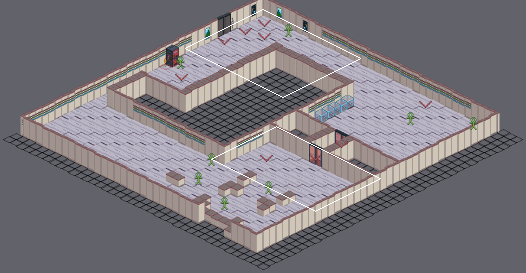
Tiled map (JSON) -- src/map/test2.json. The first picture is a wide view before the edit; the outline marks the close-up.
Close-up. Old version:
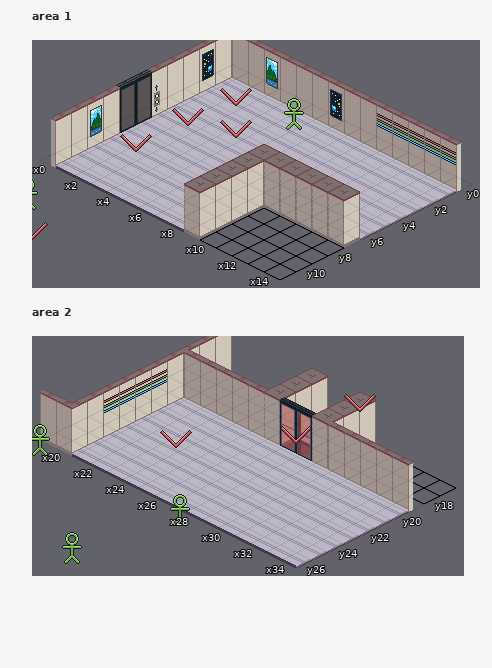
Cells are 32x16 px. Isometric: x runs down to the right, y down to the left. Shown: area 1 x 0..14, y 0..11; area 2 x 19..34, y 17..26.
After:
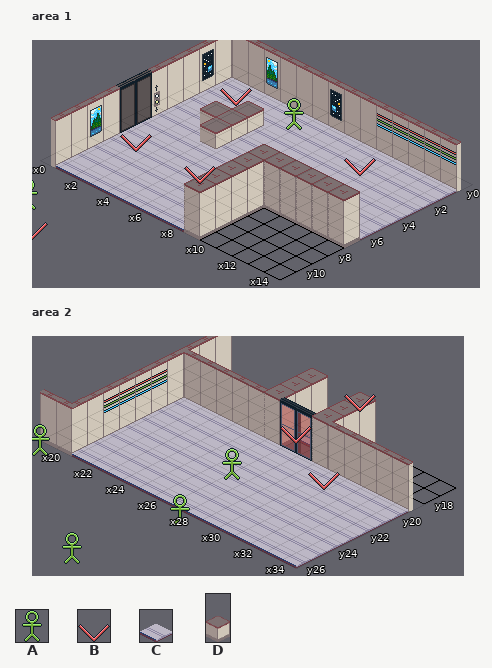
Key: from "control": A 0, B 1; from "floors": C 1; from "walls": D 16.
_ is an empty cell.
Objects are placed by the point they stand on, in cells (3,4 is the top-left corner of cell 3,4); size is 1x1 cell unless given.
From old to new:
Layer "Tiles", area 1:
y 3: x 4 C -> D
y 4: x 3..4 CC -> DD
y 5: x 4 C -> D
Layer "Objects", area 1:
changed: B "MarkerWalkTest1" at 4.8,4.5 size 1x2 -> B "MarkerWalkTest1" at 11,3 size 1x2
changed: B "MarkerWalkA" at 2.5,5.2 size 1x2 -> B "MarkerWalkA" at 6.5,8.5 size 1x2
Layer "Objects", area 2:
changed: B "MarkerPlayer" at 23.8,23.2 size 1x2 -> B "MarkerPlayer" at 31,21.2 size 1x2
added: A "TutRobotRoamer1" at 27.5,23.5 size 1x2
